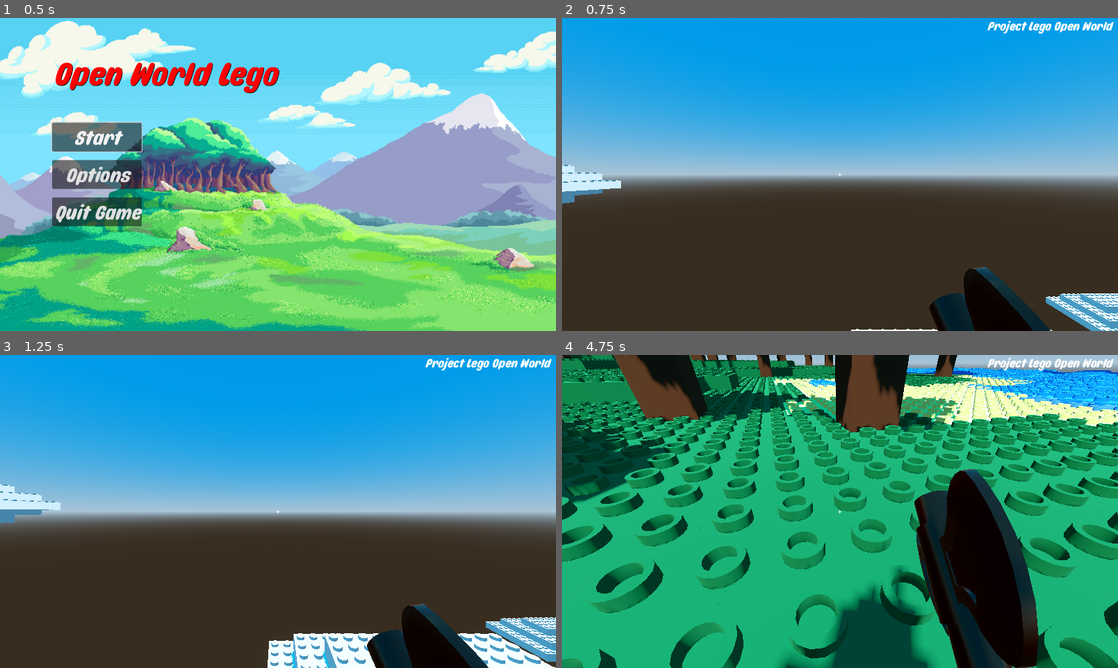
Above: before the commit, frames 1-4 (two rows, left to right).
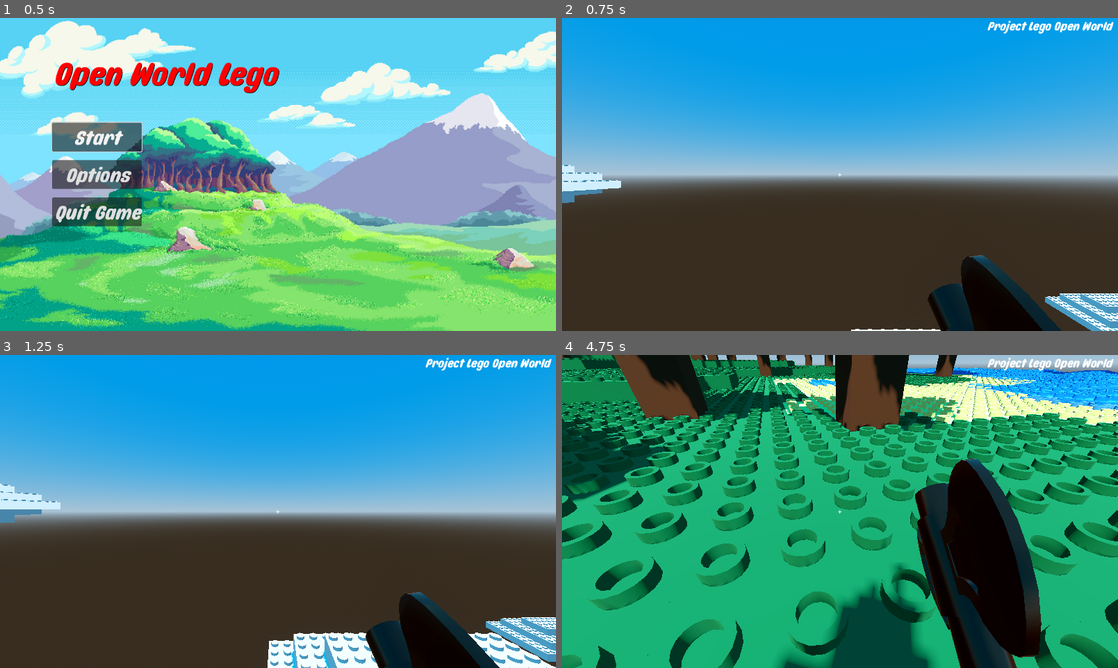
Above: after the commit, the same moments.

Repository: AlbinHorlaville/open-world-lego
Game: Godot game, scene res://menu/FirstMenu/main_menu.tscn
The game is run twice, just before and just after one commit, with the same random seed, the same clock (stepped at 60 frames per second) and the same inputs.
Inputs (mouse positions are in pixels of both pictures, inside the frame that each line leads up to):
- Up to frame 1 (0.5 s): no input
- Up to frame 2 (0.75 s): click "Start" at 0.5 s
- Up to frame 3 (1.25 s): no input
- Up to frame 4 (4.75 s): move the mouse to (867, 511) at 1.27 s; press the mouse at (867, 511) at 1.28 s; hold Z (move_forward) from 1.28 s (still down); tap Space (jump) at 1.52, 2.27, 3.77, 4.52 s; move the mouse to (812, 511) at 2.02 s; release the mouse at (812, 511) at 2.03 s; click (812, 511) at 2.1 s; move the mouse to (851, 505) at 2.77 s; press the mouse at (851, 505) at 2.78 s; move the mouse to (834, 517) at 3.52 s; release the mouse at (834, 517) at 3.53 s; click (834, 517) at 3.6 s; move the mouse to (878, 514) at 4.27 s; press the mouse at (878, 514) at 4.28 s

Frame 1 is identical in both runs. In frame 2, 1.4% of the frame differs, in the area x 0-100%, y 46-100%; in frame 3, 1.6%; in frame 4, 17%, in the area x 0-100%, y 0-100%.

Commit message:
Interaction de destruction de block par le joueur en faisant click gauche pendant 1 seconde sur un block destructible

Diff:
--- /dev/null
+++ b/OpenWorldLego/actor/interactRay.gd
@@ -0,0 +1,30 @@
+extends RayCast3D
+
+var current_block
+var destroyTimer : Timer
+
+# Called when the node enters the scene tree for the first time.
+func _ready() -> void:
+	add_exception(owner)
+	destroyTimer = $Timer
+
+# Called every frame. 'delta' is the elapsed time since the previous frame.
+func _process(delta: float) -> void:
+	if Input.is_action_pressed("Hit") and is_colliding():
+		if current_block != get_collider():
+			if current_block!=null:
+				current_block.resetMaterial()
+			current_block = get_collider()
+			if current_block.has_method("is_destroyable"):
+				destroyTimer.start(1)
+				current_block.changeMaterial(load("res://materials/Destroying.tres"))
+	else:
+		if current_block!=null:
+			current_block.resetMaterial()
+		current_block = null
+		destroyTimer.stop()
+
+func _on_timer_timeout() -> void:
+	if current_block!=null:
+		# Destroy the block
+		current_block.free()
--- a/OpenWorldLego/actor/player.gd
+++ b/OpenWorldLego/actor/player.gd
@@ -19,7 +19,7 @@
 var mouseDelta : Vector2
 
 
-var camera : Camera3D
+var head : Node3D
 
 # limit of the viewing range of the player (in chunks)
 var limit_view:int = 2
@@ -27,7 +27,7 @@
 
 func _ready():
 	# On récup le neoud camera
-	camera = get_node("Camera3D")
+	head = get_node("Head")
 	# Permet d'enlever la souris et pouvoir tourner sur les cotés indéfiniement
 	Input.set_mouse_mode(Input.MOUSE_MODE_CAPTURED)
 
@@ -40,9 +40,9 @@
 
 func _process(delta):
 	# On applique la rotation sur la caméra (axe y)
-	camera.rotation_degrees -= Vector3(rad_to_deg(mouseDelta.y),0,0) * mouseSensitivity * delta
+	head.rotation_degrees -= Vector3(rad_to_deg(mouseDelta.y),0,0) * mouseSensitivity * delta
 
-	camera.rotation_degrees =  Vector3(clamp(camera.rotation_degrees.x,lookAngleBas,lookAngleHaut),camera.rotation_degrees.y, camera.rotation_degrees.z)
+	head.rotation_degrees =  Vector3(clamp(head.rotation_degrees.x,lookAngleBas,lookAngleHaut),head.rotation_degrees.y, head.rotation_degrees.z)
 
 	# rotation sur le perso
 	rotation_degrees -= Vector3(0,rad_to_deg(mouseDelta.x),0) * mouseSensitivity * delta
--- a/OpenWorldLego/actor/player.tscn
+++ b/OpenWorldLego/actor/player.tscn
@@ -1,6 +1,7 @@
-[gd_scene load_steps=4 format=3 uid="uid://bcrxb66y5ubhl"]
+[gd_scene load_steps=5 format=3 uid="uid://bcrxb66y5ubhl"]
 
 [ext_resource type="Script" path="res://actor/player.gd" id="1_8xc8y"]
+[ext_resource type="Script" path="res://actor/interactRay.gd" id="2_5bxt4"]
 [ext_resource type="PackedScene" uid="uid://cq7dxfqowanpv" path="res://actor/basic_skin.dae" id="2_wkixd"]
 
 [sub_resource type="CapsuleShape3D" id="CapsuleShape3D_vi5df"]
@@ -14,9 +15,19 @@
 transform = Transform3D(-0.8, 0, 0, 0, -0.8, 0, 0, 0, -0.8, 0, 0.605389, 0)
 shape = SubResource("CapsuleShape3D_vi5df")
 
-[node name="Camera3D" type="Camera3D" parent="."]
-transform = Transform3D(1, 1.86265e-09, -1.49012e-08, -1.86265e-09, 1, 1.49012e-08, 1.49012e-08, -1.49012e-08, 1, 0, 0.915062, -0.1444)
+[node name="Head" type="Node3D" parent="."]
+transform = Transform3D(1, 0, 0, 0, 1, 0, 0, 0, 1, 2.08165e-12, 0.9, -0.137466)
+
+[node name="Camera3D" type="Camera3D" parent="Head"]
+transform = Transform3D(1, 1.86265e-09, -1.49012e-08, -1.86265e-09, 1, 1.49012e-08, 1.49012e-08, -1.49012e-08, 1, 2.08165e-12, 2.08165e-12, 2.08165e-12)
 current = true
+
+[node name="InteractRay" type="RayCast3D" parent="Head"]
+transform = Transform3D(1, 0, 0, 0, 1, 0, 0, 0, 4, 0, 0, 0)
+target_position = Vector3(2.08165e-12, 2.08165e-12, -1)
+script = ExtResource("2_5bxt4")
+
+[node name="Timer" type="Timer" parent="Head/InteractRay"]
 
 [node name="basic_skin" parent="." instance=ExtResource("2_wkixd")]
 transform = Transform3D(-27, 0, -2.36042e-06, 0, 27, 0, 2.36042e-06, 0, -27, 0, 0, 0)
@@ -48,3 +59,5 @@
 text = "+"
 horizontal_alignment = 1
 vertical_alignment = 1
+
+[connection signal="timeout" from="Head/InteractRay/Timer" to="Head/InteractRay" method="_on_timer_timeout"]
--- a/OpenWorldLego/blocks/dirt.gd
+++ b/OpenWorldLego/blocks/dirt.gd
@@ -1,7 +1,25 @@
 extends StaticBody3D
+
+var material:Material
+
+func initMaterial(mat:Material)->void:
+	# get the instance
+	var mesh_inst = $brick2x2.get_child(0)
+	# Assign the material
+	mesh_inst.set_surface_override_material(0, mat)
+	material = mat
 
 func changeMaterial(mat:Material)->void:
 	# get the instance
 	var mesh_inst = $brick2x2.get_child(0)
 	# Assign the material
 	mesh_inst.set_surface_override_material(0, mat)
+
+func resetMaterial():
+	# get the instance
+	var mesh_inst = $brick2x2.get_child(0)
+	# Assign the material
+	mesh_inst.set_surface_override_material(0, material)
+
+func is_destroyable():
+	return true
--- a/OpenWorldLego/levels/chunk.gd
+++ b/OpenWorldLego/levels/chunk.gd
@@ -56,13 +56,13 @@
 				# SAND
 				block = dirt_scene.instantiate()
 				if currentPN < 0:
-					block.changeMaterial(color_sand)
+					block.initMaterial(color_sand)
 					block.position = Vector3(X, int(currentPN*10*hlego), Y)
 					add_child(block)
 				# DIRT
 				else:
 					# Block at the surface
-					block.changeMaterial(color_dirt)
+					block.initMaterial(color_dirt)
 					block.position = Vector3(X, int(currentPN*10)*hlego, Y)
 					add_child(block)
 
@@ -71,7 +71,7 @@
 					# fill the ground of dirt to dig into it
 					for k in range(0, int(high_block/hlego+1)):
 						block = dirt_scene.instantiate()
-						block.changeMaterial(color_dirt)
+						block.initMaterial(color_dirt)
 						block.position = Vector3(X, k*hlego, Y)
 						block.set_visible(false)
 						add_child(block)
--- /dev/null
+++ b/OpenWorldLego/materials/Destroying.tres
@@ -0,0 +1,4 @@
+[gd_resource type="StandardMaterial3D" format=3 uid="uid://cknp5mq2xu77g"]
+
+[resource]
+albedo_color = Color(0.552941, 0.117647, 0.141176, 1)
--- a/OpenWorldLego/project.godot
+++ b/OpenWorldLego/project.godot
@@ -63,3 +63,8 @@
 "events": [Object(InputEventKey,"resource_local_to_scene":false,"resource_name":"","device":-1,"window_id":0,"alt_press …(182 unchanged characters)…
 ]
 }
+Hit={
+"deadzone": 0.5,
+"events": [Object(InputEventMouseButton,"resource_local_to_scene":false,"resource_name":"","device":-1,"window_id":0,"alt_pressed":false,"shift_pressed":false,"ctrl_pressed":false,"meta_pressed":false,"button_mask":0,"position":Vector2(0, 0),"global_position":Vector2(0, 0),"factor":1.0,"button_index":1,"canceled":false,"pressed":false,"double_click":false,"script":null)
+]
+}
